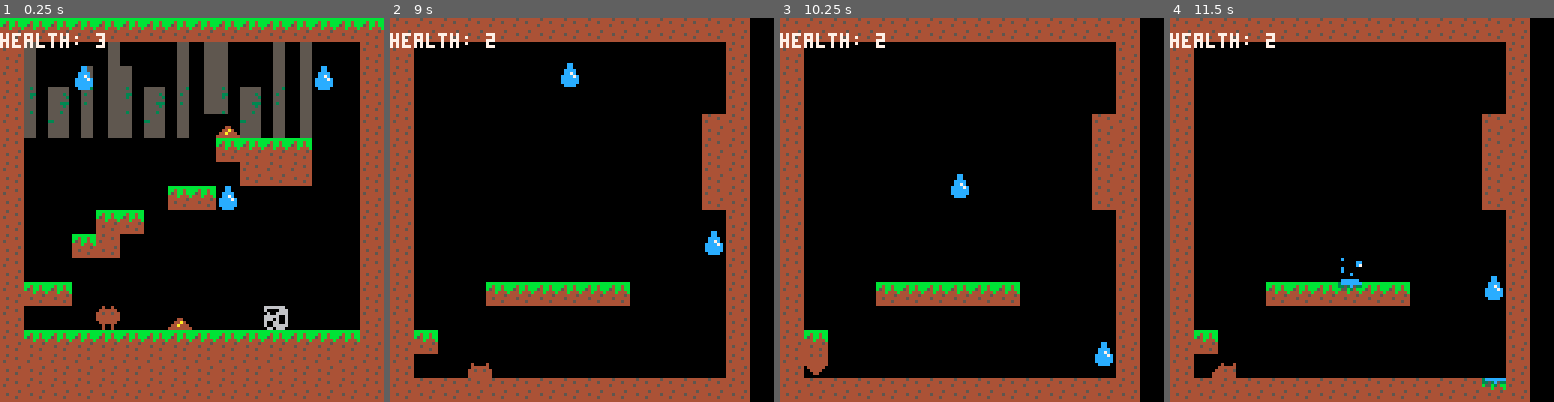
Above: before the commit, frames 1-4 (left to right).
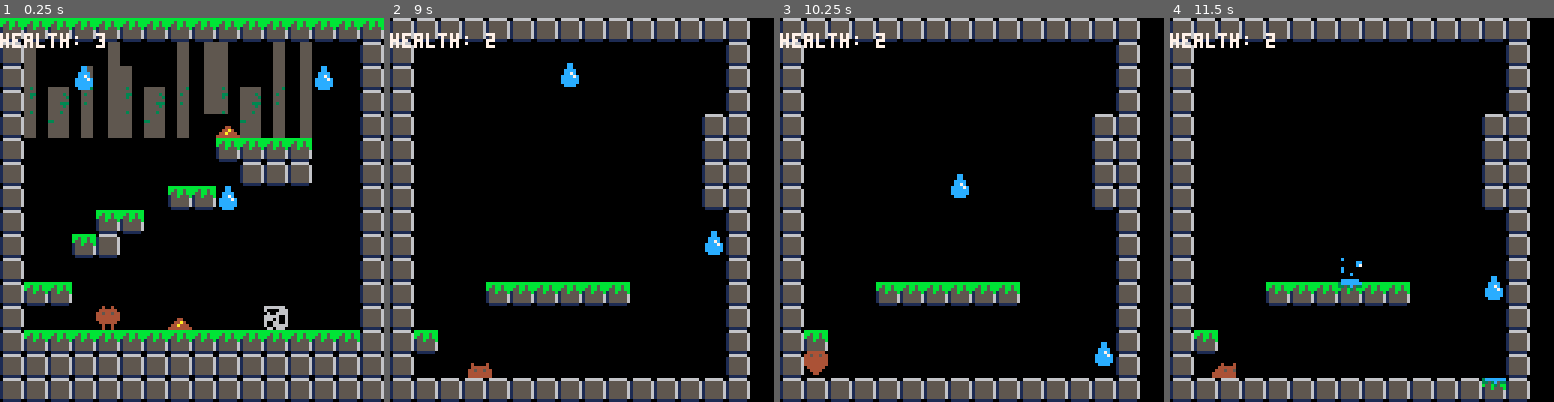
Above: after the commit, the same moments.

Repository: Mackain/ldjam45
Game: PICO-8 cartridge poopsim.p8
The game is run twice, just before and just after one commit, with the same random seed, the same clock (stepped at 60 frames per second) and the same inputs.
Inputs:
- Up to frame 1 (0.25 s): no input
- Up to frame 2 (9 s): hold Left 1.97-2.37 s; hold Right 2.87-3.53 s; hold Up 3.58-4.08 s; hold Right 4.13-4.53 s; hold Left 5.13-5.8 s; hold Up 5.85-6.18 s; hold Left 6.23-6.63 s; hold Right 7.13-7.8 s; hold Up 7.85-8.35 s; hold Right 8.4-8.8 s
- Up to frame 3 (10.25 s): hold Left 9.4-10.07 s; hold Up from 10.12 s (still down)
- Up to frame 4 (11.5 s): release Up at 10.45 s; hold Left 10.5-10.9 s; hold Right from 11.4 s (still down)

The runs differ from the first frame. In frame 1, 32% of the frame differs, in the area x 0-100%, y 0-100%; in frame 2, 24%; in frame 3, 24%; in frame 4, 24%.

Commit message:
new tile stuff

Diff:
--- a/poopsim.p8
+++ b/poopsim.p8
@@ -584,14 +584,14 @@
 end
 
 __gfx__
-0000000066666660bbbbbbbb3ccccccc445444440000000000000000000000000000000000000000000000000000000055550000000000000005555000005555
-0000000060000666bb4bb4bb3353c533444445440000000000000000000000000000000000000000000000000000000055550000000000000005555000005555
-0070070006006666b54bb4bbb55b34bb454444440000000000000000000000000000000000000000000000000000000055550000000000000005555000005555
-0007700066666006444b444b444b444b444444440000000000000000000000000000000000000000000000000000000055550000000000000005555000005555
-00077000666060064444445444444454444444540000000000000000000000000000000000000000000000000000000055550000000000000005555000005555
-00700700600660064454444444544444445444440000000000000000000000000000000000000000000000000000000055550000000000000005555000005555
-00000000600666664444454444444544444445440000000000000000000000000000000000000000000000000000000055550000000000000005555000005555
-00000000066066604444444444444444444444440000000000000000000000000000000000000000000000000000000055550000000000000005555000005555
+0000000066666660bbbbbbbb3ccccccc066666600000000000000000000000000000000000000000000000000000000055550000000000000005555000005555
+0000000060000666bb5bb5bb3353c533155555560000000000000000000000000000000000000000000000000000000055550000000000000005555000005555
+0070070006006666b55bb5bbb55b35bb155555560000000000000000000000000000000000000000000000000000000055550000000000000005555000005555
+0007700066666006155b555b155b555b155555560000000000000000000000000000000000000000000000000000000055550000000000000005555000005555
+00077000666060061555555615555556155555560000000000000000000000000000000000000000000000000000000055550000000000000005555000005555
+00700700600660061555555615555556155555560000000000000000000000000000000000000000000000000000000055550000000000000005555000005555
+00000000600666661555555615555556155555560000000000000000000000000000000000000000000000000000000055550000000000000005555000005555
+00000000066066600111111001111110011111100000000000000000000000000000000000000000000000000000000055550000000000000005555000005555
 88000000000000000000000000000000000000000000000000000000000000000000000000000000000000000000000055550000000000000005555000005555
 80000000000000000000000000000000000000000000000000000000000000000000000000000000000000000000000055550000000000000005555000005555
 00000000000000000000000000000000000000000000000000000000000000000000000000000000000000000000000055550000000000000005555000005555
